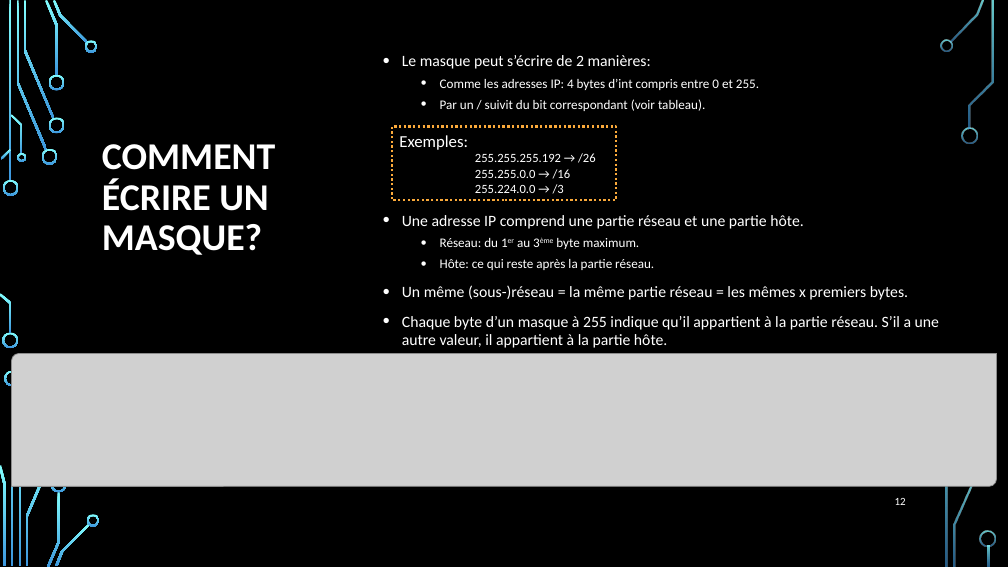
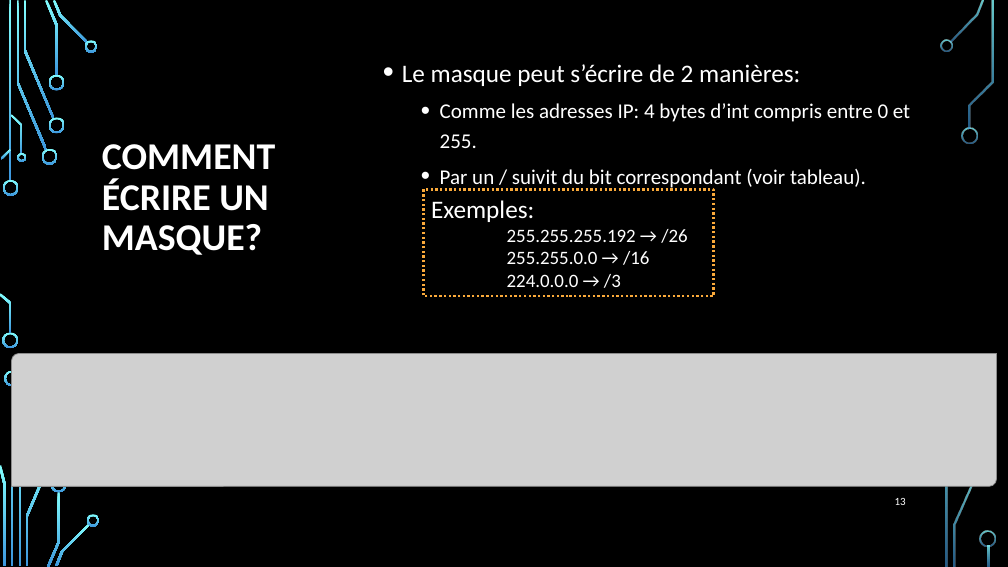
Before and after one commit to Jayleeva/42netpractice, a slide deck: slide 13 of Adressage ip.pptx (slide 12 before the commit). Drawn at 1008x567 pixels with LibreOffice and Linux fonts; fonts in the diff are those of the drawing; grey boxes stand for pictures; background and template pictures are left out. Boxes give left, top, right and bottom in pixels: in the first picture for what was removed or moved away, otherwise in the second. Text is boxed around its words. In the diff, an @@ line names an element or a change of style, - is before the commit and + after.

```diff
--- a/Adressage ip.pptx
+++ b/Adressage ip.pptx
@@ text "Le masque peut s’écrire de ..." at (402, 64, 910, 190): size 15 to 24 pt in "Le masque peut s’écrire de 2 manières:"; size 12.5 to 20 pt in "Comme les adresses IP: 4 bytes d’int ...", "Par un / suivit du bit correspondant ..."; line spacing 1 to 1.2 @@
@@ rectangle "Exemples:": place and size @@
-rectangle "Exemples:" at (392, 126, 616, 200)
+rectangle "Exemples:" at (423, 189, 713, 296)
@@ text in rectangle at (431, 200, 687, 265): size 16 to 24 pt in "Exemples:"; size 12 to 18 pt in "255.255.255.192 → /26", "255.255.0.0 → /16" @@
@@ text at (402, 215, 939, 348): paragraphs removed @@
-• Une adresse IP comprend une partie réseau et une partie hôte.
-  • Réseau: du 1er au 3ème byte maximum.
-  • Hôte: ce qui reste après la partie réseau.
-• Un même (sous-)réseau = la même partie réseau = les mêmes x premiers bytes.
-• Chaque byte d’un masque à 255 indique qu’il appartient à la partie réseau. S’il a une autre valeur, il appartient à la partie hôte.
@@ text in rectangle at (507, 274, 621, 288): text changed; size 12 to 18 pt @@
-255.224.0.0 → /3
+224.0.0.0 → /3
```
Also in this commit, not shown: 4 other slides changed, 4 slides added, 1 slide removed.
